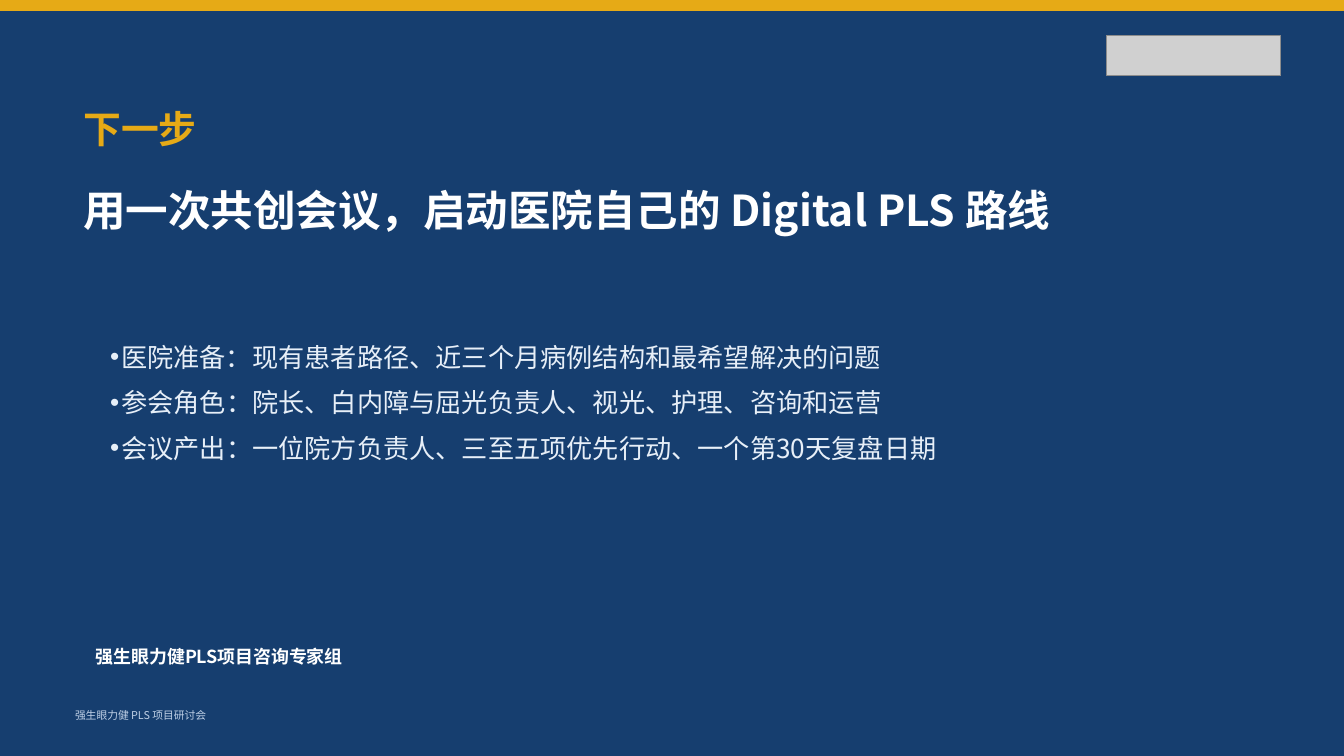
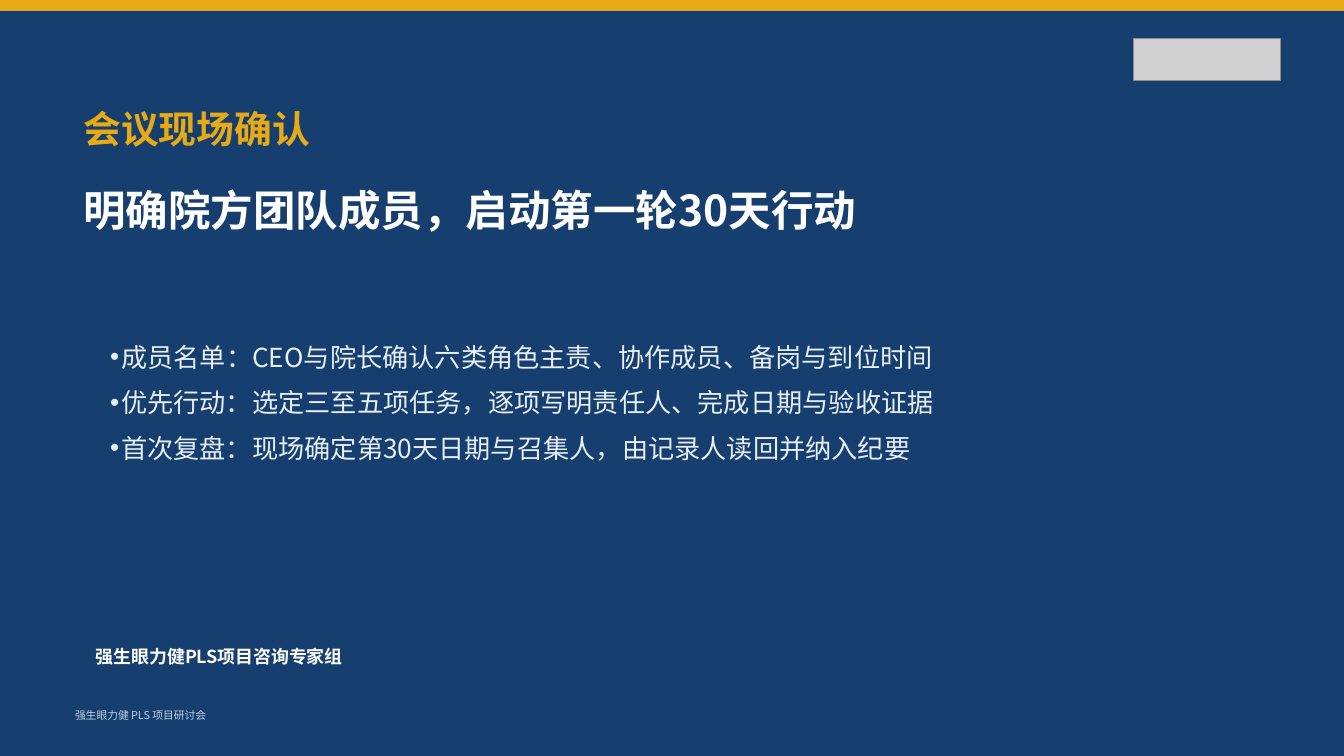
Before and after one commit to happyaipinghe-amo/digital-pls, a slide deck: slide 18 of downloads/强生眼力健_Digital_PLS院方研讨会30分钟介绍PPT.pptx (slide 16 before the commit). Drawn at 1344x756 pixels with LibreOffice and Linux fonts; fonts in the diff are those of the drawing; grey boxes stand for pictures. Boxes give left, top, right and bottom in pixels: in the first picture for what was removed or moved away, otherwise in the second. Text is boxed around its words. In the diff, an @@ line names an element or a change of style, - is before the commit and + after.

```diff
--- a/downloads/强生眼力健_Digital_PLS院方研讨会30分钟介绍PPT.pptx
+++ b/downloads/强生眼力健_Digital_PLS院方研讨会30分钟介绍PPT.pptx
@@ picture: place and size @@
-picture at [1107,35,1281,76]
+picture at [1134,39,1281,82]
@@ text at [83,111,310,147]: text changed @@
-下一步
+会议现场确认
@@ text at [83,189,856,232]: text changed @@
-用一次共创会议，启动医院自己的 Digital PLS 路线
+明确院方团队成员，启动第一轮30天行动
@@ text at [121,345,933,461]: text changed @@
-• 医院准备：现有患者路径、近三个月病例结构和最希望解决的问题
-• 参会角色：院长、白内障与屈光负责人、视光、护理、咨询和运营
-• 会议产出：一位院方负责人、三至五项优先行动、一个第30天复盘日期
+• 成员名单：CEO与院长确认六类角色主责、协作成员、备岗与到位时间
+• 优先行动：选定三至五项任务，逐项写明责任人、完成日期与验收证据
+• 首次复盘：现场确定第30天日期与召集人，由记录人读回并纳入纪要
```
Also in this commit, not shown: 15 other slides changed, 2 slides added, 24 other files.
